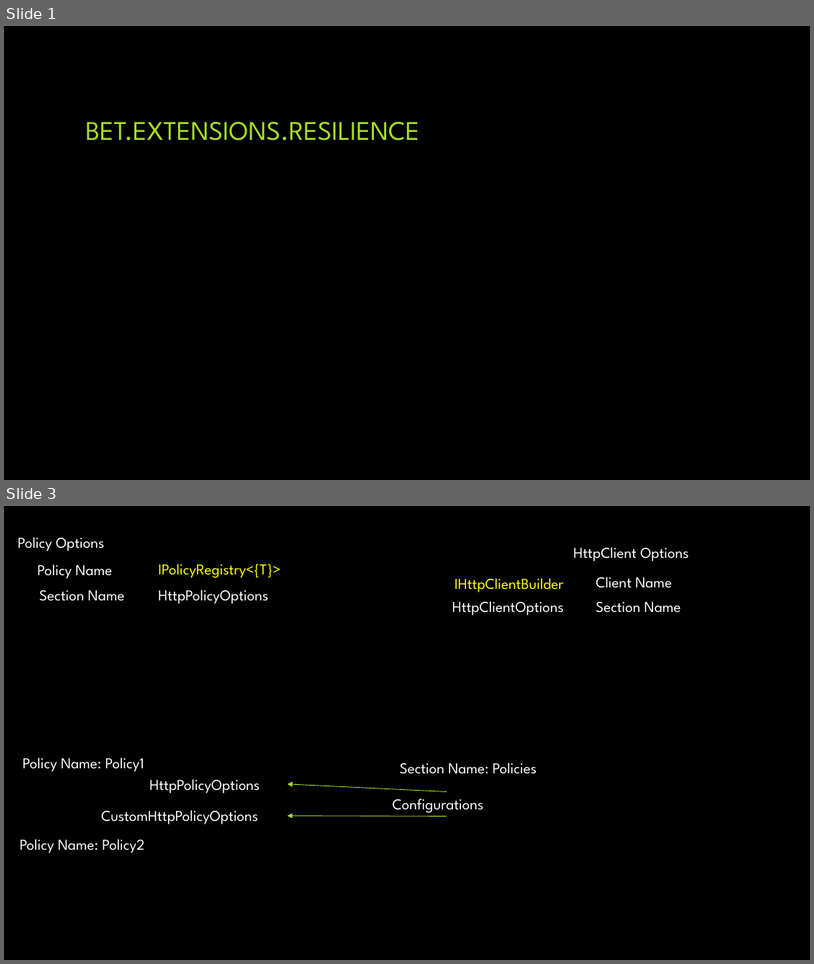
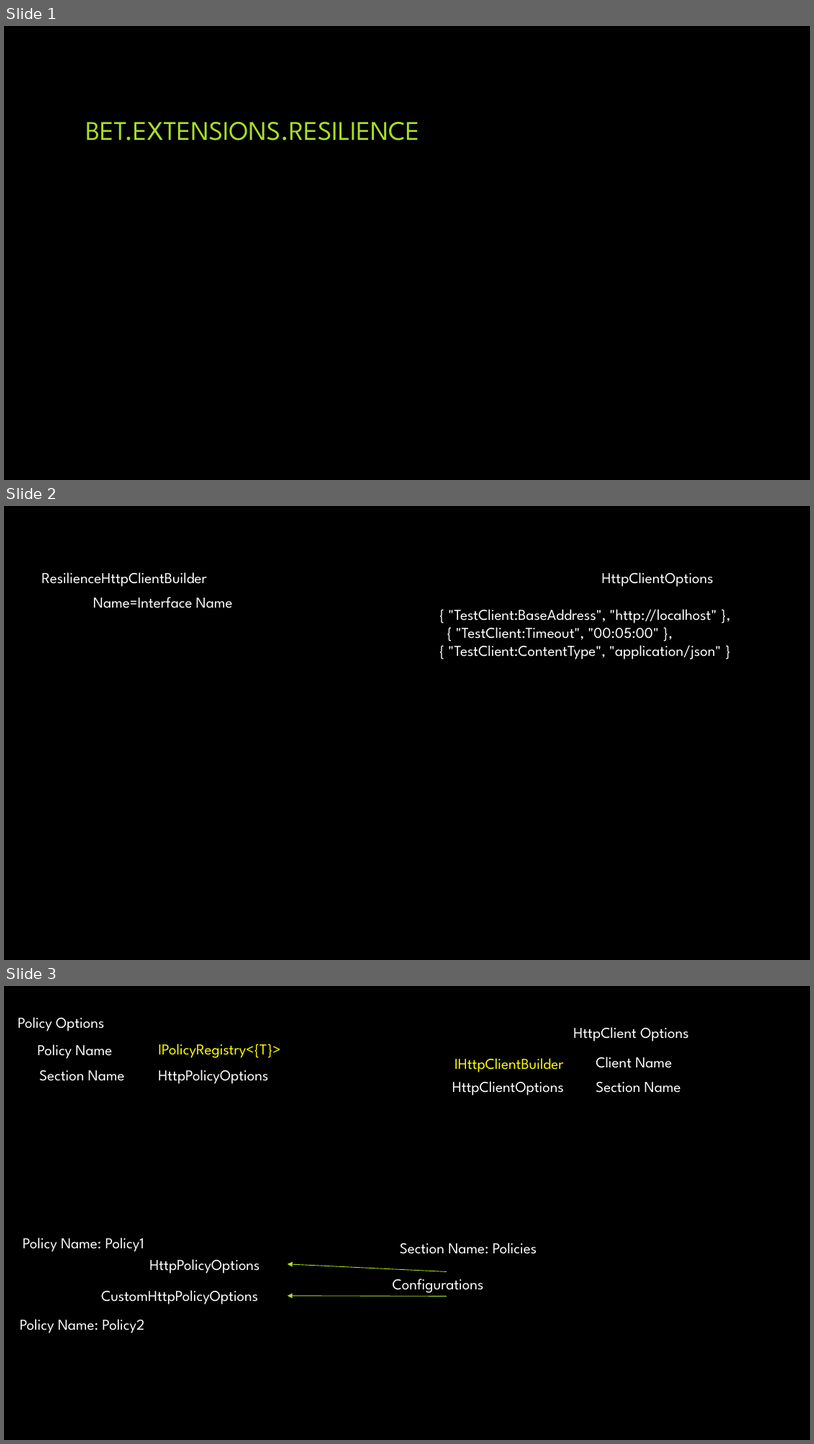
Before and after one commit to kdcllc/Bet.Extensions.Resilience, a slide deck: Bet.Extensions.Resilience.pptx. Shown one above the other, each under a label of ours: slides 1 and 3 before the commit, slides 1, 2 and 3 after it; the slides between them are not shown. The pictures are 814x964 and 814x1444 pixels, drawn with LibreOffice and Linux fonts; fonts in the diff are those of the drawing; background and template pictures are left out. Boxes give left, top, right and bottom in pixels: in the first picture for what was removed or moved away, otherwise in the second. Text is boxed around its words. In the diff, an @@ line names an element or a change of style, - is before the commit and + after.

```diff
--- a/Bet.Extensions.Resilience.pptx
+++ b/Bet.Extensions.Resilience.pptx
@@ slide 2 added at [4, 506, 810, 960], background picture (left out) @@
@@ text added at [41, 572, 207, 587], 18 pt, text #FFFFFF @@
+ResilienceHttpClientBuilder
@@ text added at [602, 572, 714, 587], 18 pt, text #FFFFFF @@
+HttpClientOptions
@@ text added at [93, 597, 233, 608], 18 pt, text #FFFFFF @@
+Name=Interface Name
@@ text added at [448, 609, 721, 659], 18 pt, text #FFFFFF @@
+{ "TestClient:BaseAddress", "http://localhost" }, { "TestClient:Timeout", "00:05:00" },
+{ "TestClient:ContentType", "application/json" }
```
Also in this commit, not shown: 1 slide removed, 23 other files.
